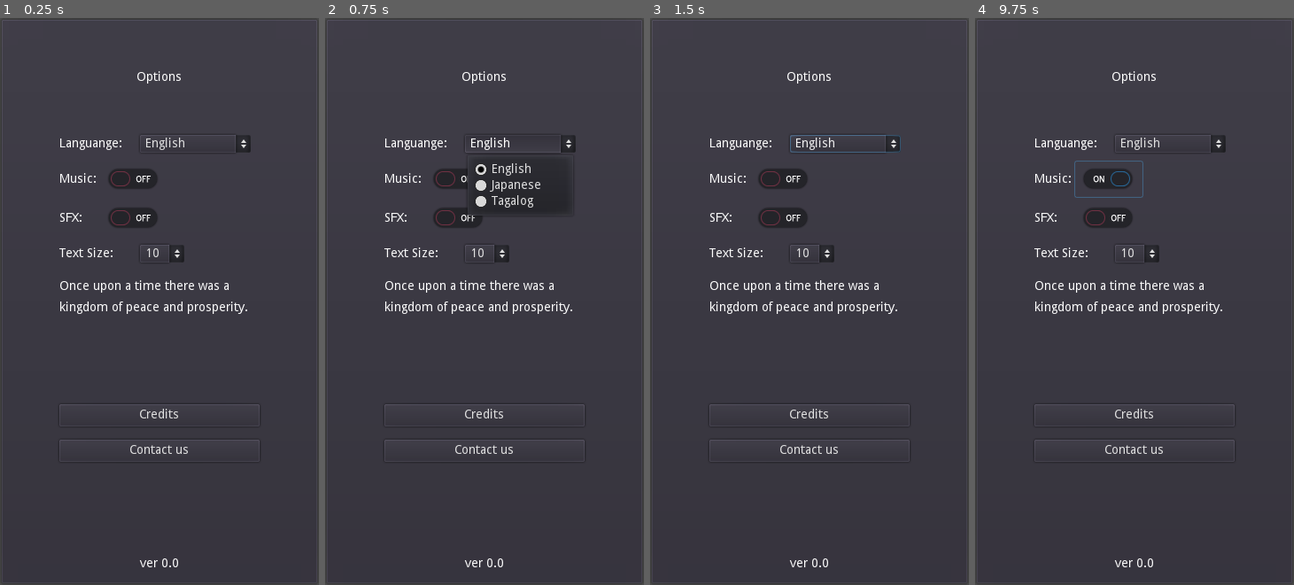
Above: before the commit, frames 1-4 (left to right).
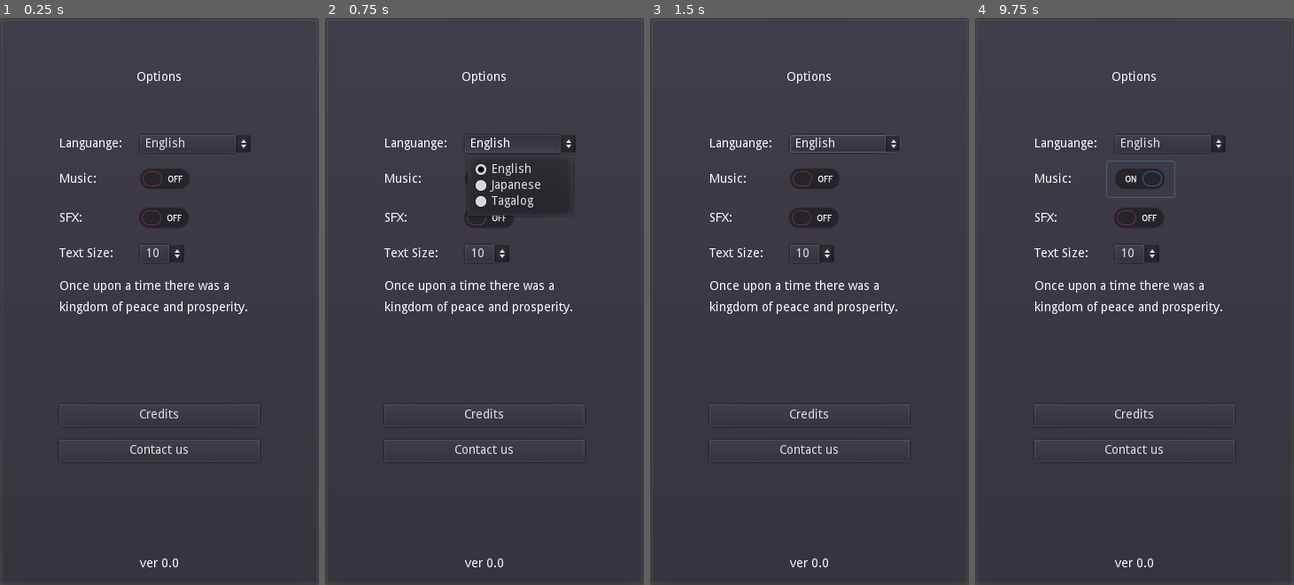
Above: after the commit, the same moments.

Repository: philipuriarte/A-Churchyard-of-Orphans
Game: Godot game, scene res://scenes/options_screen.tscn
Two runs of this game, one before a commit and one after it. Both use one fixed random seed, a clock stepped at 60 frames per second and the inputs below. This scene is started directly instead of the project's main scene.
Inputs (mouse positions are in pixels of both pictures, inside the frame that each line leads up to; where the layout moved, square brackets give the same spot in the first picture):
- Up to frame 1 (0.25 s): no input
- Up to frame 2 (0.75 s): click "English" at 0.5 s
- Up to frame 3 (1.5 s): click (815, 216) [783, 216] at 1.25 s
- Up to frame 4 (9.75 s): click "10" at 2 s; click "Contact us" at 2.75 s; click "English" at 3.5 s; click (1140, 216) [1108, 216] at 4.25 s; click "10" at 5 s; click "Contact us" at 5.75 s; click "English" at 6.5 s; click (1140, 216) [1108, 216] at 7.25 s; click "10" at 8 s; click "Contact us" at 8.75 s; click (1140, 176) [1108, 176] at 9.5 s

The runs differ from the first frame. In frame 1, 1.2% of the frame differs, in the area x 34-60%, y 26-37%; in frame 2, 0.8%; in frame 3, 1.2%; in frame 4, 1.4%, in the area x 31-63%, y 25-37%.

Commit message:
Made slight changes to Music and SFX separation values

Diff:
--- a/scenes/options_screen.tscn
+++ b/scenes/options_screen.tscn
@@ -73,6 +73,7 @@
 [node name="Music" type="HBoxContainer" parent="MarginContainer/MainCointainer/OptionsMargin/OptionsContainer/MusicContainer"]
 margin_right = 226.0
 margin_bottom = 40.0
+custom_constants/separation = 40
 
 [node name="MusicLabel" type="Label" parent="MarginContainer/MainCointainer/OptionsMargin/OptionsContainer/MusicContainer/Music"]
 margin_top = 13.0
@@ -81,15 +82,15 @@
 text = "Music:"
 
 [node name="MusicButton" type="CheckButton" parent="MarginContainer/MainCointainer/OptionsMargin/OptionsContainer/MusicContainer/Music"]
-margin_left = 46.0
-margin_right = 122.0
+margin_left = 82.0
+margin_right = 158.0
 margin_bottom = 40.0
 
 [node name="SFX" type="HBoxContainer" parent="MarginContainer/MainCointainer/OptionsMargin/OptionsContainer/MusicContainer"]
 margin_top = 44.0
 margin_right = 226.0
 margin_bottom = 84.0
-custom_constants/separation = 20
+custom_constants/separation = 55
 
 [node name="SFXLabel" type="Label" parent="MarginContainer/MainCointainer/OptionsMargin/OptionsContainer/MusicContainer/SFX"]
 margin_top = 13.0
@@ -98,8 +99,8 @@
 text = "SFX:"
 
 [node name="SFXButton" type="CheckButton" parent="MarginContainer/MainCointainer/OptionsMargin/OptionsContainer/MusicContainer/SFX"]
-margin_left = 46.0
-margin_right = 122.0
+margin_left = 81.0
+margin_right = 157.0
 margin_bottom = 40.0
 
 [node name="TextContainer" type="VBoxContainer" parent="MarginContainer/MainCointainer/OptionsMargin/OptionsContainer"]
